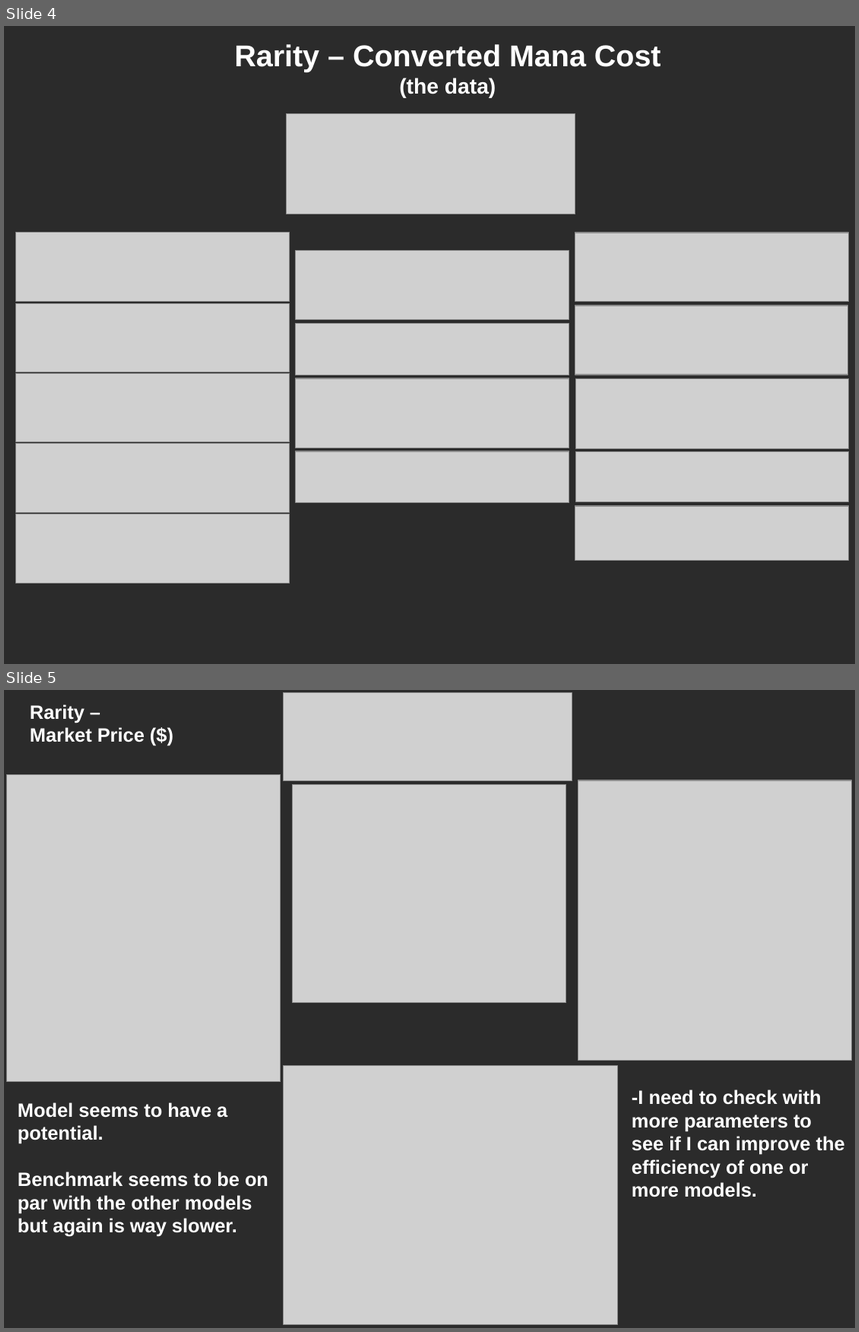
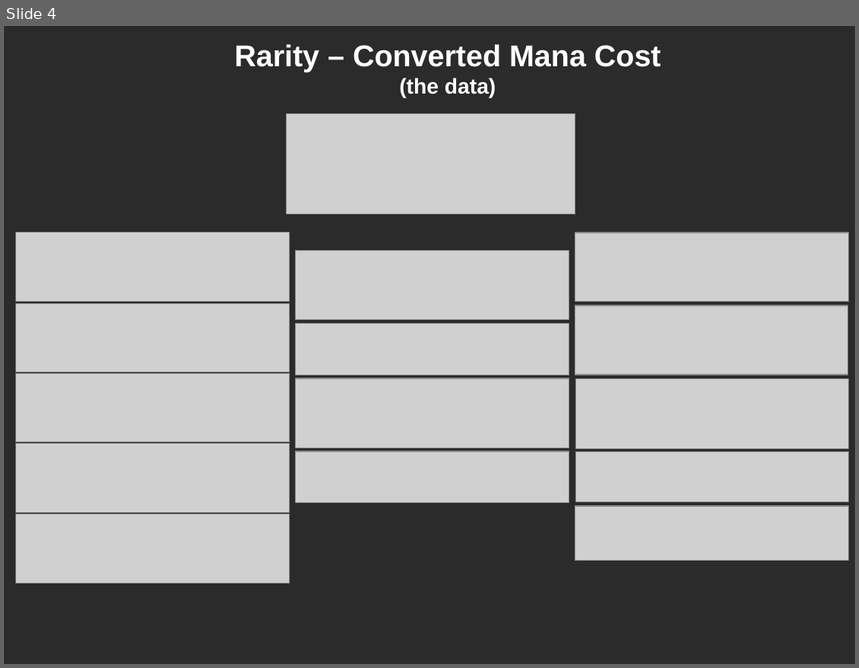
Before and after one commit to Spiros07/mtg_ml_models, a slide deck: presentation.odp. Shown one above the other, each under a label of ours: slides 4 and 5 before the commit, slide 4 after it. The pictures are 859x1332 and 859x668 pixels, drawn with LibreOffice and Linux fonts; fonts in the diff are those of the drawing; grey boxes stand for pictures; background and template pictures are left out; a plain dark background stands for a picture behind light text. Boxes give left, top, right and bottom in pixels: in the first picture for what was removed or moved away, otherwise in the second. Text is boxed around its words. In the diff, an @@ line names an element or a change of style, - is before the commit and + after.

```diff
--- a/presentation.odp
+++ b/presentation.odp
@@ slide 5 removed at [4, 690, 855, 1328], background picture (left out) @@
@@ text removed at [30, 704, 145, 742] @@
-Rarity –
-Market Price ($)
@@ picture removed at [284, 693, 572, 781] @@
@@ picture removed at [7, 774, 281, 1081] @@
@@ picture removed at [579, 780, 852, 1061] @@
@@ picture removed at [293, 784, 566, 1003] @@
@@ picture removed at [284, 1066, 618, 1325] @@
@@ text removed at [632, 1090, 845, 1198] @@
--I need to check with more parameters to see if I can improve the efficiency of one or more models.
@@ text removed at [18, 1103, 268, 1237] @@
-Model seems to have a potential.
-Benchmark seems to be on par with the other models but again is way slower.
```
Also in this commit, not shown: 1 slide changed, 2 slides added, 1 other file.
